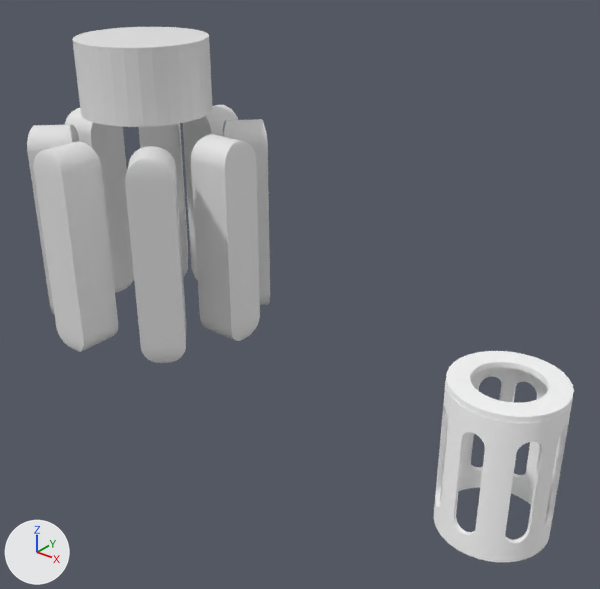
The glTF model models/Lamp Berger1.glb, before and after one commit.
Camera for both pictures: a camera (50 mm lens) standing at (0.38, -4.4, 4.03) and looking at (-3.12, -0.02, 1.31). Lighting does not change. The marker at lower left points along +X, +Y and +Z. The picture after the commit comes second. Where no turn or scale is listed for an object, it has been applied to the vertices.

In view in the first picture: 'Cap', 'Cuts', 'top cut'.
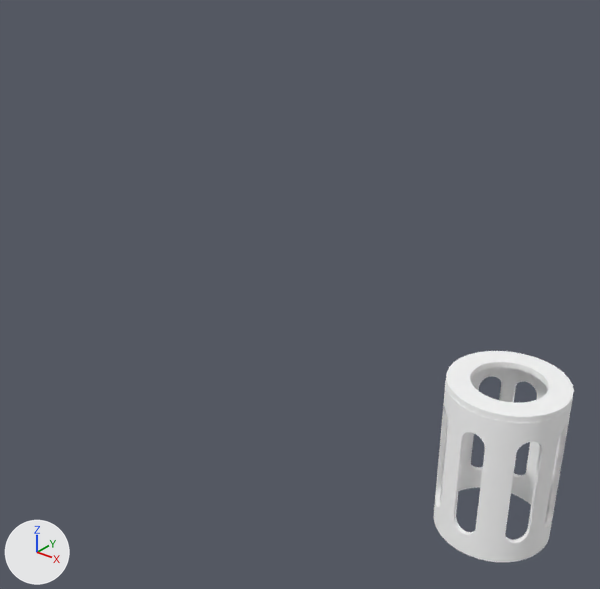
The newer file is also turned or shifted as a whole; pictures and numbers use the older file's frame.

Patch to the scene script:
```diff
--- a/models/Lamp Berger1.glb.py
+++ b/models/Lamp Berger1.glb.py
@@ ob_cuts @@
-ob_cuts = bpy.data.objects.new('Cuts', me_plane)
-ob_cuts.location = (-4.876, -0.809, 1.513)
@@ ob_top_cut @@
-ob_top_cut = bpy.data.objects.new('top cut', me_circle_002)
-ob_top_cut.location = (-4.662, -0.029, 2.976)
```

Boxes (x1, y1, x2, y2) around the edits, measured in the pictures (600 x 589 px):
'Cuts', deleted: before (27, 105, 270, 363)
'top cut', deleted: before (72, 27, 213, 127)
